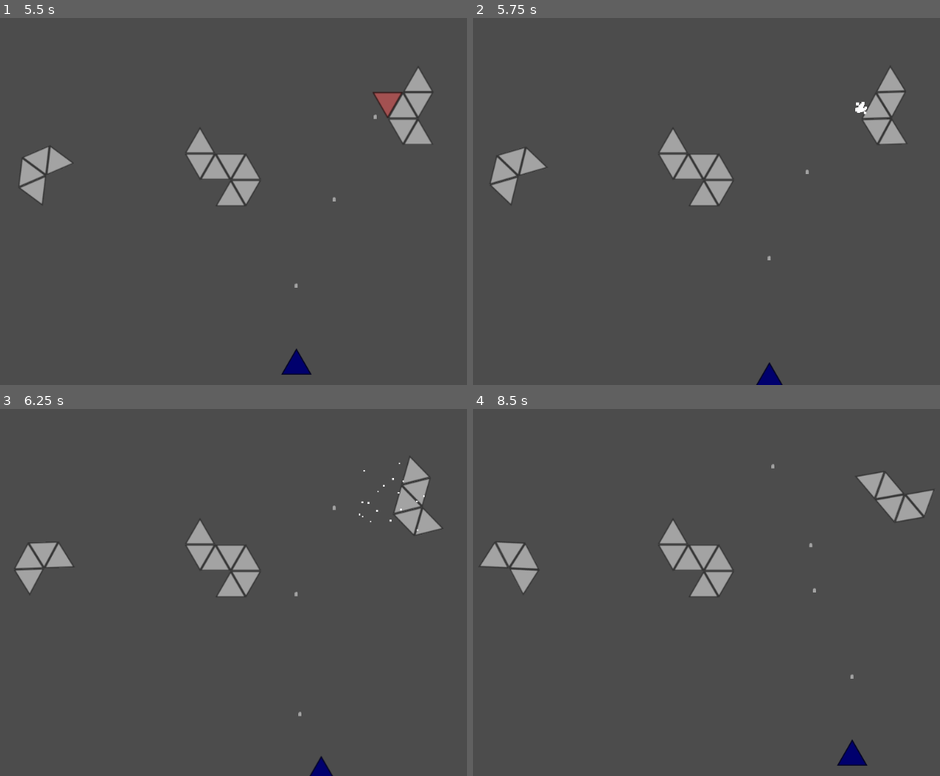
Above: before the commit, frames 1-4 (two rows, left to right).
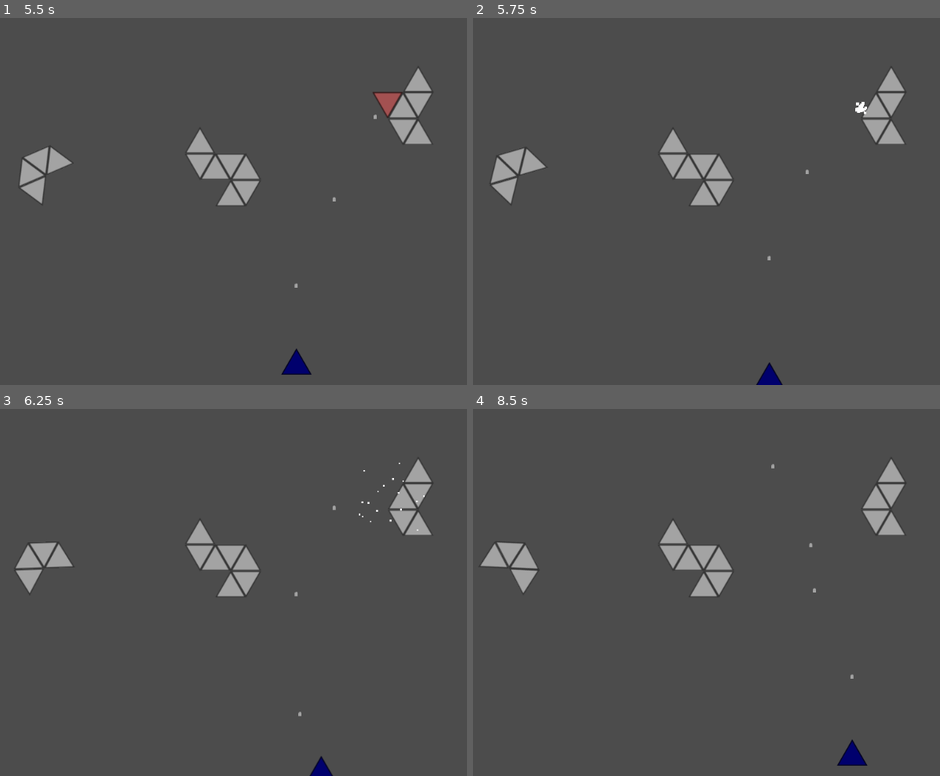
Above: after the commit, the same moments.

Repository: tristaaan/AsteroidGame
Game: Godot game, scene res://Gameplay.tscn
The game is run twice, just before and just after one commit, with the same random seed, the same clock (stepped at 60 frames per second) and the same inputs.
Inputs (mouse positions are in pixels of both pictures, inside the frame that each line leads up to):
- Up to frame 1 (5.5 s): tap Enter (ui_accept) at 0.5, 0.77, 1.52, 3.02, 3.77, 4.52 s; move the mouse to (429, 183) at 0.52 s; hold Right (ui_right) 0.53-1.28 s; tap Space (action_shoot) every 0.75 s from 0.6 to 5.1 s; click (429, 183) at 0.67 s; move the mouse to (168, 219) at 1.27 s; hold Down (ui_down) 1.28-2.03 s; move the mouse to (354, 120) at 2.02 s; hold Right (ui_right) 2.03-2.78 s; move the mouse to (261, 274) at 2.77 s; hold Up (ui_up) 2.78-3.53 s; click (261, 274) at 2.92 s; move the mouse to (outside the picture) at 3.52 s; hold Left (ui_left) 3.53-5.03 s; move the mouse to (102, 146) at 4.27 s; move the mouse to (322, 201) at 5.02 s; hold Down (ui_down) from 5.03 s (still down); click (322, 201) at 5.17 s
- Up to frame 2 (5.75 s): keep holding Down (ui_down)
- Up to frame 3 (6.25 s): move the mouse to (200, 500) at 5.77 s; release Down (ui_down) at 5.78 s; hold Right (ui_right) from 5.78 s (still down); tap Space (action_shoot) at 5.85 s; tap Enter (ui_accept) at 6.02 s
- Up to frame 4 (8.5 s): move the mouse to (902, 574) at 6.52 s; release Right (ui_right) at 6.53 s; hold Up (ui_up) 6.53-7.28 s; tap Space (action_shoot) at 6.6, 7.35, 8.1 s; tap Enter (ui_accept) at 6.77, 7.52 s; move the mouse to (641, 610) at 7.27 s; hold Right (ui_right) 7.28-8.03 s; click (641, 610) at 7.42 s; move the mouse to (827, 511) at 8.02 s; hold Down (ui_down) from 8.03 s (still down)

Frame 1 is identical in both runs. In frame 2, 0.2% of the frame differs, in the area x 83-93%, y 13-35%; in frame 3, 0.6%; in frame 4, 1.4%, in the area x 82-99%, y 13-35%.

Commit message:
change mass, explosion magnitude

Diff:
--- a/Asteroid.gd
+++ b/Asteroid.gd
@@ -2,6 +2,7 @@
 
 const size = 5
 const aster_size = 8
+const base_mass = 5
 
 signal asteroid_break(components, component_positions, rot, velocity, angular_velocity, explode_origin)
 export(PackedScene) var Explosion = preload("res://Explosion.tscn")
@@ -65,7 +66,7 @@
 	grid = empty_grid()
 	for k in graph.keys():
 		grid[k.x][k.y] = true
-	self.mass = len(graph)
+	self.mass = len(graph) * base_mass
 
 func get_possible_directions(posX, posY):
 	var possible_dirs = []
@@ -158,7 +159,7 @@
 		if DEBUG:
 			print(graph)
 
-	self.mass = mass_sum
+	self.mass = mass_sum * base_mass
 
 func draw_asteroid():
 	var center_of_mass_sum = Vector2(0,0)
@@ -216,7 +217,7 @@
 	if tri.get_strength() <= 0:
 		# destroy tri
 		remove_child(tri)
-		self.mass -= 1
+		self.mass -= base_mass
 		grid[array_coordinate.y][array_coordinate.x] = false
 
 		# remove destroyed node from graph
--- a/util.gd
+++ b/util.gd
@@ -7,7 +7,7 @@
 
 static func break_explosion_velocity(c_pos, explode_origin, aster_rotation, aster_origin):
 	explode_origin = rotate_around(explode_origin, aster_rotation, aster_origin)
-	return (c_pos-explode_origin) * (distance(c_pos, explode_origin) / 10)
+	return c_pos-explode_origin # * (distance(c_pos, explode_origin) / 10)
 
 static func rotate_around(pt, theta, center):
 	var cx = center.x;
